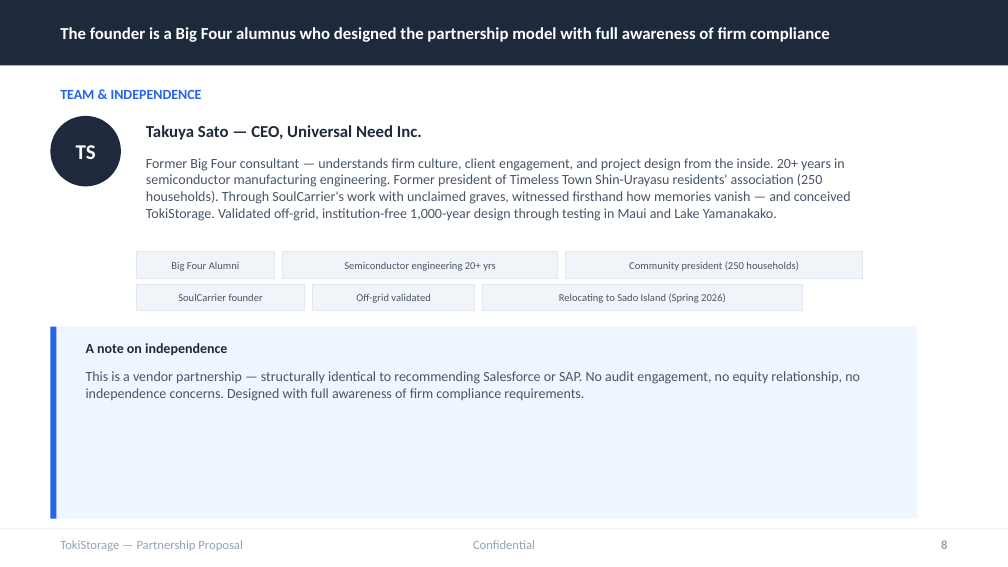
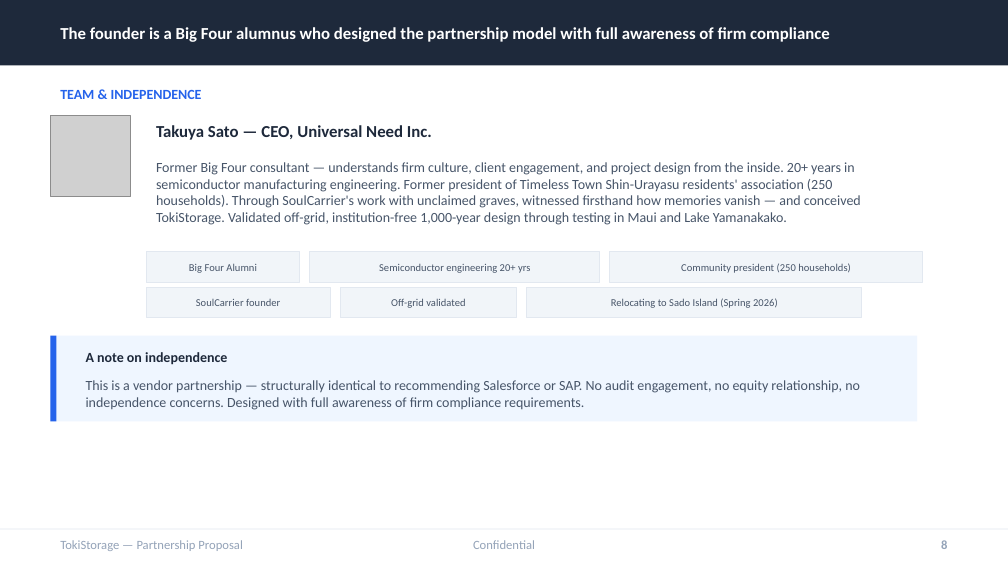
Before and after one commit to timeless-residents/pearlmemorial, a slide deck: slide 8 of toki/tokistorage-partnership-deck-en.pptx. Drawn at 1008x567 pixels with LibreOffice and Linux fonts; fonts in the diff are those of the drawing; grey boxes stand for pictures. Boxes give left, top, right and bottom in pixels: in the first picture for what was removed or moved away, otherwise in the second. Text is boxed around its words. In the diff, an @@ line names an element or a change of style, - is before the commit and + after.

```diff
--- a/toki/tokistorage-partnership-deck-en.pptx
+++ b/toki/tokistorage-partnership-deck-en.pptx
@@ ellipse removed at box(50, 116, 121, 186) @@
@@ picture added at box(50, 116, 131, 197) @@
@@ text "Takuya Sato — CEO, Universal ...": place and size @@
-text "Takuya Sato — CEO, Universal ..." at box(146, 125, 422, 140)
+text "Takuya Sato — CEO, Universal ..." at box(156, 125, 432, 140)
@@ text removed at box(76, 145, 96, 159) @@
-TS
@@ text "Former Big Four consultant — ...": place and size @@
-text "Former Big Four consultant — ..." at box(146, 158, 851, 221)
+text "Former Big Four consultant — ..." at box(156, 162, 861, 225)
@@ rectangle: place and size @@
-rectangle at box(136, 252, 275, 278)
+rectangle at box(146, 252, 299, 282)
@@ text "Big Four Alumni": place and size @@
-text "Big Four Alumni" at box(171, 262, 239, 271)
+text "Big Four Alumni" at box(189, 264, 256, 273)
@@ rectangle: place and size @@
-rectangle at box(283, 252, 558, 278)
+rectangle at box(310, 252, 601, 282)
@@ text "Semiconductor engineering 20+ yrs": place and size @@
-text "Semiconductor engineering 20+ yrs" at box(344, 262, 495, 271)
+text "Semiconductor engineering 20+ yrs" at box(379, 264, 530, 273)
@@ rectangle: place and size @@
-rectangle at box(565, 252, 863, 278)
+rectangle at box(610, 252, 922, 282)
@@ text "Community president (250 households)": place and size @@
-text "Community president (250 households)" at box(629, 261, 799, 271)
+text "Community president (250 households)" at box(681, 263, 851, 273)
@@ rectangle: place and size @@
-rectangle at box(136, 284, 305, 310)
+rectangle at box(146, 287, 330, 318)
@@ text "SoulCarrier founder": place and size @@
-text "SoulCarrier founder" at box(178, 293, 263, 301)
+text "SoulCarrier founder" at box(196, 299, 280, 306)
@@ rectangle: place and size @@
-rectangle at box(312, 284, 474, 310)
+rectangle at box(341, 287, 517, 318)
@@ text "Off-grid validated": place and size @@
-text "Off-grid validated" at box(356, 293, 430, 303)
+text "Off-grid validated" at box(391, 298, 465, 308)
@@ rectangle: place and size @@
-rectangle at box(482, 284, 801, 310)
+rectangle at box(526, 287, 861, 318)
@@ text "Relocating to Sado Island (Spring ...": place and size @@
-text "Relocating to Sado Island (Spring ..." at box(559, 293, 726, 303)
+text "Relocating to Sado Island (Spring ..." at box(611, 298, 778, 308)
@@ rectangle: place and size @@
-rectangle at box(50, 327, 917, 519)
+rectangle at box(50, 336, 917, 421)
@@ rectangle: place and size @@
-rectangle at box(50, 327, 56, 519)
+rectangle at box(50, 336, 56, 421)
@@ text "A note on independence": place and size @@
-text "A note on independence" at box(86, 343, 227, 356)
+text "A note on independence" at box(86, 352, 227, 365)
@@ text "This is a vendor partnership ...": place and size @@
-text "This is a vendor partnership ..." at box(86, 371, 860, 401)
+text "This is a vendor partnership ..." at box(86, 380, 860, 410)
```
Also in this commit, not shown: 3 slides added, 2 slides removed, 4 other files.
